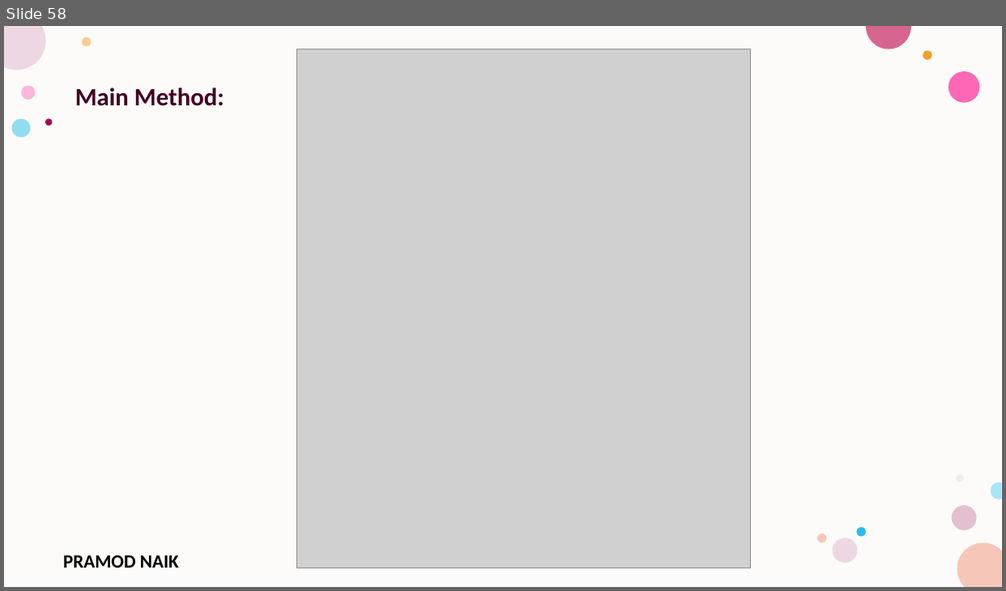
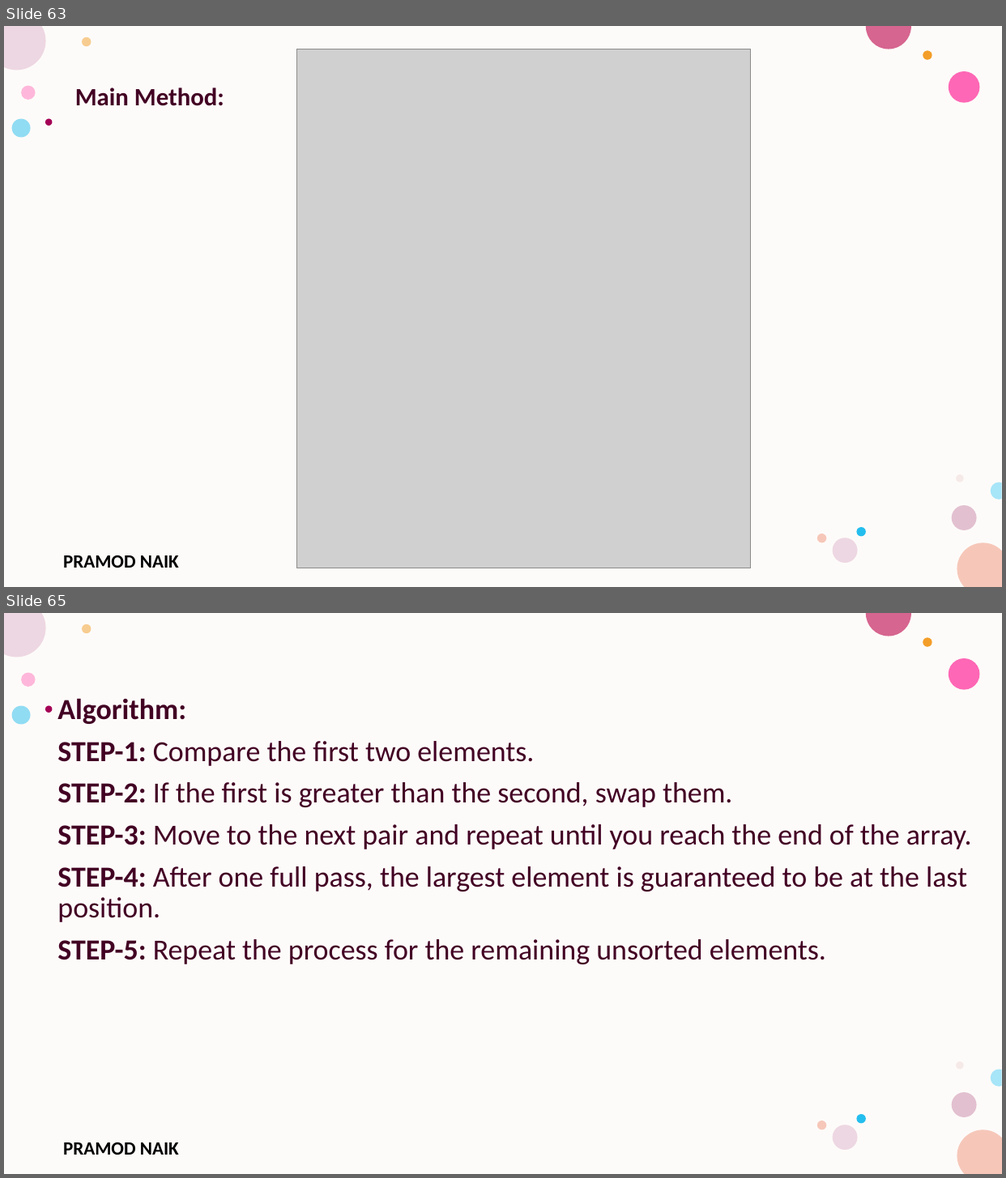
Before and after one commit to PRAMODNAIK-DEV/MCA-1st-Sem-Shridevi-College-Nov-2025, a slide deck: Theory Class-Notes/Unit-2 Arrays and Strings.pptx. Shown one above the other, each under a label of ours: slide 58 before the commit, slides 63 and 65 after it; the slides between them are not shown. The pictures are 1006x591 and 1006x1178 pixels, drawn with LibreOffice and Linux fonts; fonts in the diff are those of the drawing; grey boxes stand for pictures; background and template pictures are left out. Boxes give left, top, right and bottom in pixels: in the first picture for what was removed or moved away, otherwise in the second. Text is boxed around its words. In the diff, an @@ line names an element or a change of style, - is before the commit and + after.

```diff
--- a/Theory Class-Notes/Unit-2 Arrays and Strings.pptx
+++ b/Theory Class-Notes/Unit-2 Arrays and Strings.pptx
@@ slide 65 added at bbox=[4, 613, 1002, 1174], background #FFFFFF; not listed: 17 template elements that a slide beside it also shows @@
@@ text added at bbox=[57, 698, 972, 965], 28 pt, text #420023 @@
+Algorithm:
+STEP-1: Compare the first two elements.
+STEP-2: If the first is greater than the second, swap them.
+STEP-3: Move to the next pair and repeat until you reach the end of the array.
+STEP-4: After one full pass, the largest element is guaranteed to be at the last position.
+STEP-5: Repeat the process for the remaining unsorted elements.
@@ what was slide 58 is now slide 63 @@
```
Also in this commit, not shown: 1 slide changed, 11 other slides added, 1 slide removed, 1 other file.
